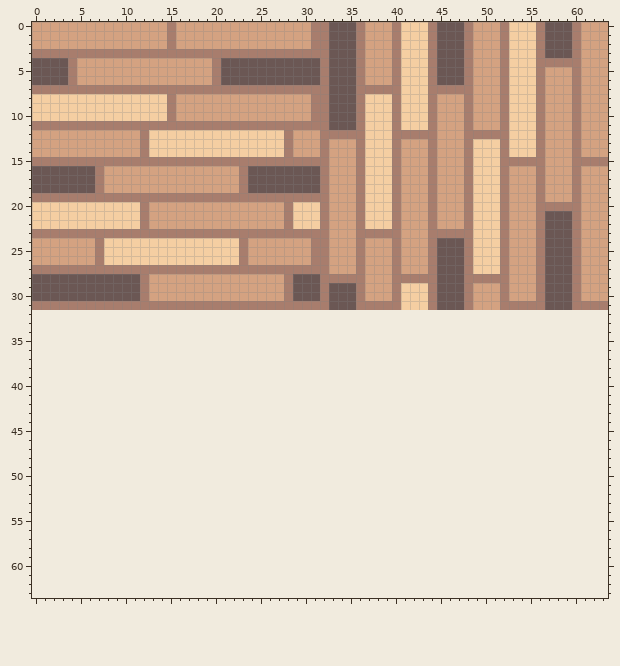
File history of a pixel-art sprite, brackeys-2023-2/Assets/Sprites/flooring.png. The first picture shows the starting point.
The file is 64x32 pixels. The old version is drawn lined up with the new one, on the new canvas.
After:
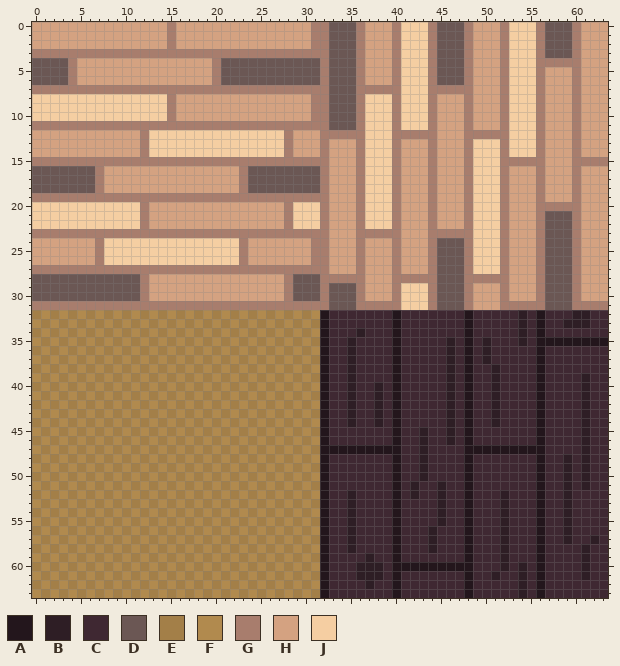
Palette (. is transparent): A #23161c  B #2e1e25  C #3f2832  D #6b5754  E #a37f48  F #b18a4e  G #a87d6d  H #d4a281  J #f5cea2
Change:
canvas 64x32 -> 64x64
@@ x 0..63 @@
 31 GGGGGGGGGGGGGGGGGGGGGGGGGGGGGGGGGDDDGGGGGJJJGDDDGHHHGGGGGDDDGGGG
-32 ................................................................
-33 ................................................................
-34 ................................................................
-35 ................................................................
-36 ................................................................
-37 ................................................................
-38 ................................................................
-39 ................................................................
-40 ................................................................
-41 ................................................................
-42 ................................................................
-43 ................................................................
-44 ................................................................
-45 ................................................................
-46 ................................................................
-47 ................................................................
-48 ................................................................
-49 ................................................................
-50 ................................................................
-51 ................................................................
-52 ................................................................
-53 ................................................................
-54 ................................................................
-55 ................................................................
-56 ................................................................
-57 ................................................................
-58 ................................................................
-59 ................................................................
-60 ................................................................
-61 ................................................................
-62 ................................................................
-63 ................................................................
+32 EFEFEFEFEFEFEFEFEFEFEFEFEFEFEFEFACCCCCCCACCCCCCCACCCCCBCACCCBBCC
+33 FEFEFEFEFEFEFEFEFEFEFEFEFEFEFEFEACCCCCCCACCCCCCCACCCCCBCACCBBBCC
+34 EFEFEFEFEFEFEFEFEFEFEFEFEFEFEFEFACCCBCCCACCCCCCCACCCCCBCACCCCCCC
+35 FEFEFEFEFEFEFEFEFEFEFEFEFEFEFEFEACCBCCCCACCCCCBCACBCCCBCAAAAAAAA
+36 EFEFEFEFEFEFEFEFEFEFEFEFEFEFEFEFACCBCCCCACCCCCBCACBCCCCCACCCCCCC
+37 FEFEFEFEFEFEFEFEFEFEFEFEFEFEFEFEACCBCCCCACCCCCBCACBCCCCCACCCCCCC
+38 EFEFEFEFEFEFEFEFEFEFEFEFEFEFEFEFACCBCCCCACCCCCBCACCBCCCCACCCCCCC
+39 FEFEFEFEFEFEFEFEFEFEFEFEFEFEFEFEACCBCCCCACCCCCBCACCBCCCCACCCCBCC
+40 EFEFEFEFEFEFEFEFEFEFEFEFEFEFEFEFACCBCCBCACCCCCBCACCBCCCCACCCCBCC
+41 FEFEFEFEFEFEFEFEFEFEFEFEFEFEFEFEACCBCCBCACCCCCBCACCBCCCCACCCCBCC
+42 EFEFEFEFEFEFEFEFEFEFEFEFEFEFEFEFACCBCCBCACCCCCBCACCBCCCCACCCCBCC
+43 FEFEFEFEFEFEFEFEFEFEFEFEFEFEFEFEACCBCCBCACCCCCBCACCBCCCCACCCCBCC
+44 EFEFEFEFEFEFEFEFEFEFEFEFEFEFEFEFACCBCCBCACCCCCBCACCBCCCCACCCCBCC
+45 FEFEFEFEFEFEFEFEFEFEFEFEFEFEFEFEACCCCCCCACCBCCBCACCCCCCCACCCCBCC
+46 EFEFEFEFEFEFEFEFEFEFEFEFEFEFEFEFACCCCCCCACCBCCBCACCCCCCCACCCCBCC
+47 FEFEFEFEFEFEFEFEFEFEFEFEFEFEFEFEAAAAAAAAACCBCCCCAAAAAAAAACCCCBCC
+48 EFEFEFEFEFEFEFEFEFEFEFEFEFEFEFEFACCCCCCCACCBCCCCACCCCCCCACCBCBCC
+49 FEFEFEFEFEFEFEFEFEFEFEFEFEFEFEFEACCCCCCCACCBCCCCACCCCCCCACCBCBCC
+50 EFEFEFEFEFEFEFEFEFEFEFEFEFEFEFEFACCCCCCCACCBCCCCACCCCCCCACCBCBCC
+51 FEFEFEFEFEFEFEFEFEFEFEFEFEFEFEFEACCCCCCCACBCCBCCACCCCCCCACCBCBCC
+52 EFEFEFEFEFEFEFEFEFEFEFEFEFEFEFEFACCBCCCCACBCCBCCACCCBCCCACCBCCCC
+53 FEFEFEFEFEFEFEFEFEFEFEFEFEFEFEFEACCBCCCCACCCCBCCACCCBCCCACCBCCCC
+54 EFEFEFEFEFEFEFEFEFEFEFEFEFEFEFEFACCBCCCCACCCCBCCACCCBCCCACCBCCCC
+55 FEFEFEFEFEFEFEFEFEFEFEFEFEFEFEFEACCBCCCCACCCCBCCACCCBCCCACCBCCCC
+56 EFEFEFEFEFEFEFEFEFEFEFEFEFEFEFEFACCBCCCCACCCBCCCACCCBCCCACCBCCCC
+57 FEFEFEFEFEFEFEFEFEFEFEFEFEFEFEFEACCBCCCCACCCBCCCACCCBCCCACCBCCBC
+58 EFEFEFEFEFEFEFEFEFEFEFEFEFEFEFEFACCBCCCCACCCBCCCACCCBCCCACCCCBCC
+59 FEFEFEFEFEFEFEFEFEFEFEFEFEFEFEFEACCCCBCCACCCCCCCACCCBCCCACCCCBCC
+60 EFEFEFEFEFEFEFEFEFEFEFEFEFEFEFEFACCCBBBCAAAAAAAAACCCBCBCACCCCBCC
+61 FEFEFEFEFEFEFEFEFEFEFEFEFEFEFEFEACCCBBBCACCCCCCCACCBCCBCACCCCBCC
+62 EFEFEFEFEFEFEFEFEFEFEFEFEFEFEFEFACCCCBCCACCCCCCCACCCCCBCACCCCCCC
+63 FEFEFEFEFEFEFEFEFEFEFEFEFEFEFEFEACCCCCCCACCCCCCCACCCCCBCACCCCCCC
